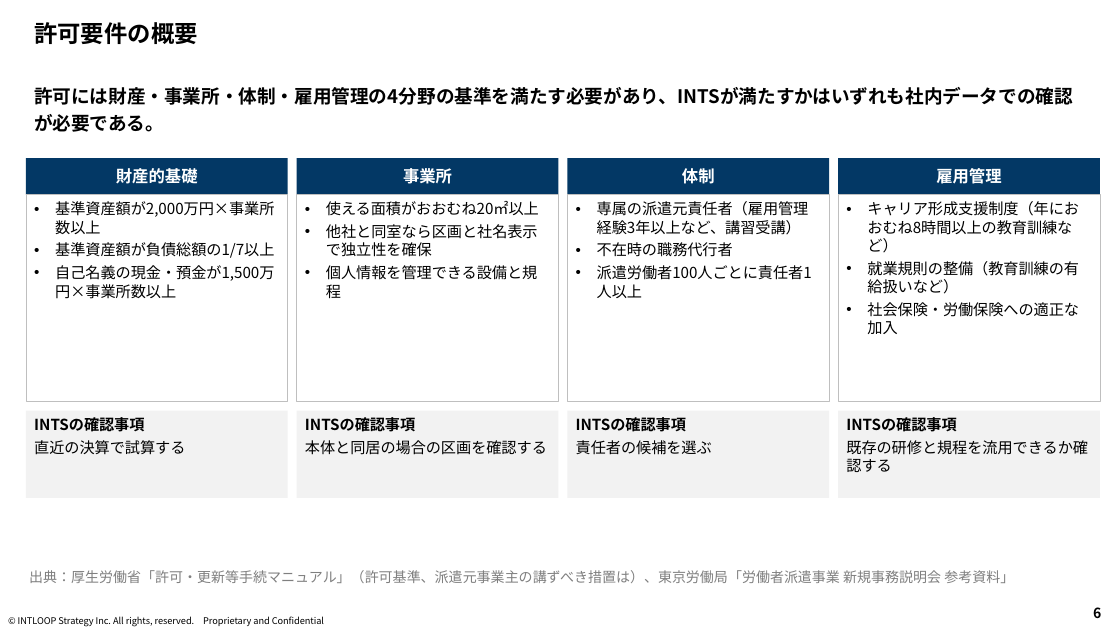
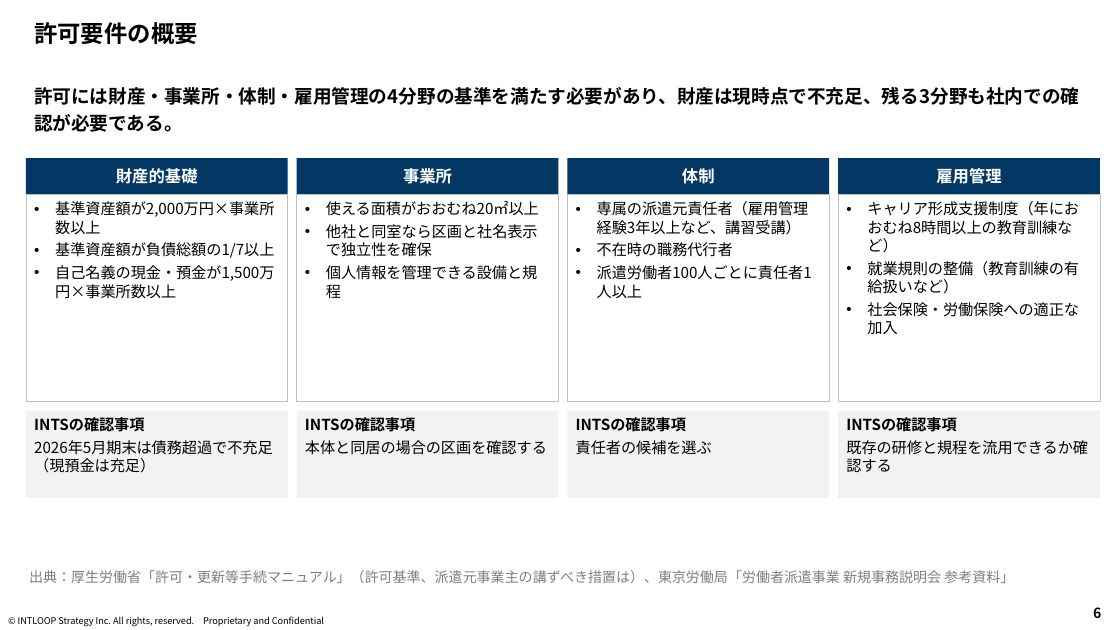
Before and after one commit to mkomko2011/For-AI, a slide deck: slide 6 of INTS_派遣業許可検討/INTS_派遣業許可検討_報告資料.pptx. Drawn at 1120x630 pixels with LibreOffice and Linux fonts; fonts in the diff are those of the drawing; background and template pictures are left out. Boxes give left, top, right and bottom in pixels: in the first picture for what was removed or moved away, otherwise in the second. Text is boxed around its words. In the diff, an @@ line names an element or a change of style, - is before the commit and + after.

```diff
--- a/INTS_派遣業許可検討/INTS_派遣業許可検討_報告資料.pptx
+++ b/INTS_派遣業許可検討/INTS_派遣業許可検討_報告資料.pptx
@@ text at [34,87,1079,132]: text changed @@
-許可には財産・事業所・体制・雇用管理の4分野の基準を満たす必要があり、INTSが満たすかはいずれも社内データでの確認が必要である。
+許可には財産・事業所・体制・雇用管理の4分野の基準を満たす必要があり、財産は現時点で不充足、残る3分野も社内での確認が必要である。
@@ text in rectangle at [34,440,273,473]: text changed @@
-直近の決算で試算する
+2026年5月期末は債務超過で不充足（現預金は充足）
```
Also in this commit, not shown: 13 other slides changed, 1 slide added, 1 other file.
